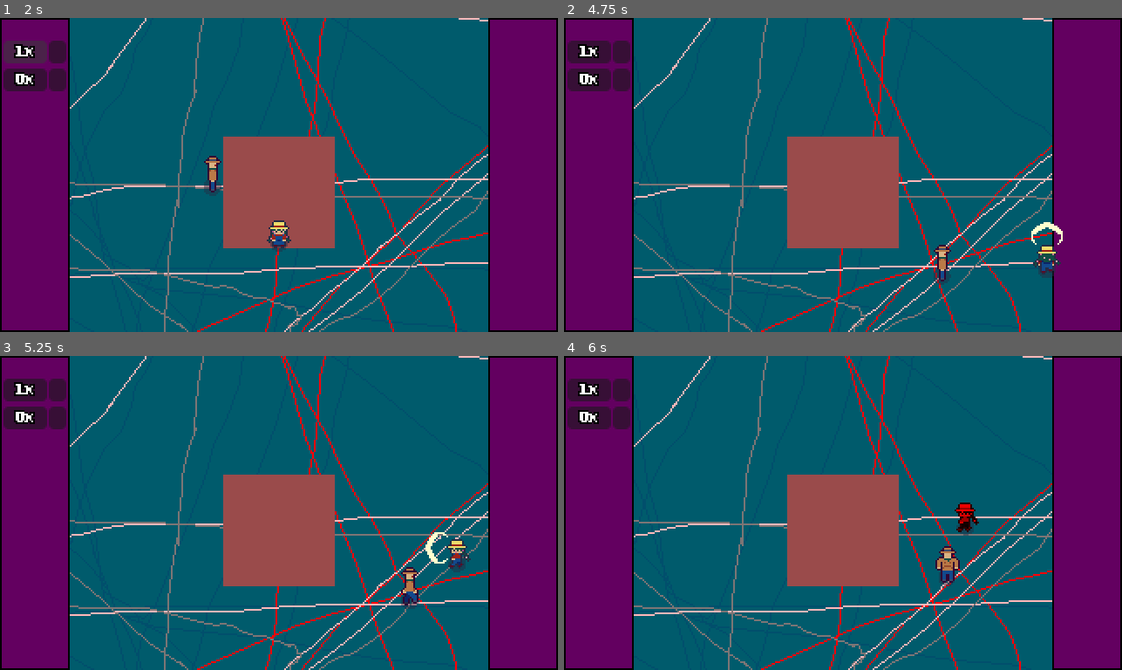
Above: before the commit, frames 1-4 (two rows, left to right).
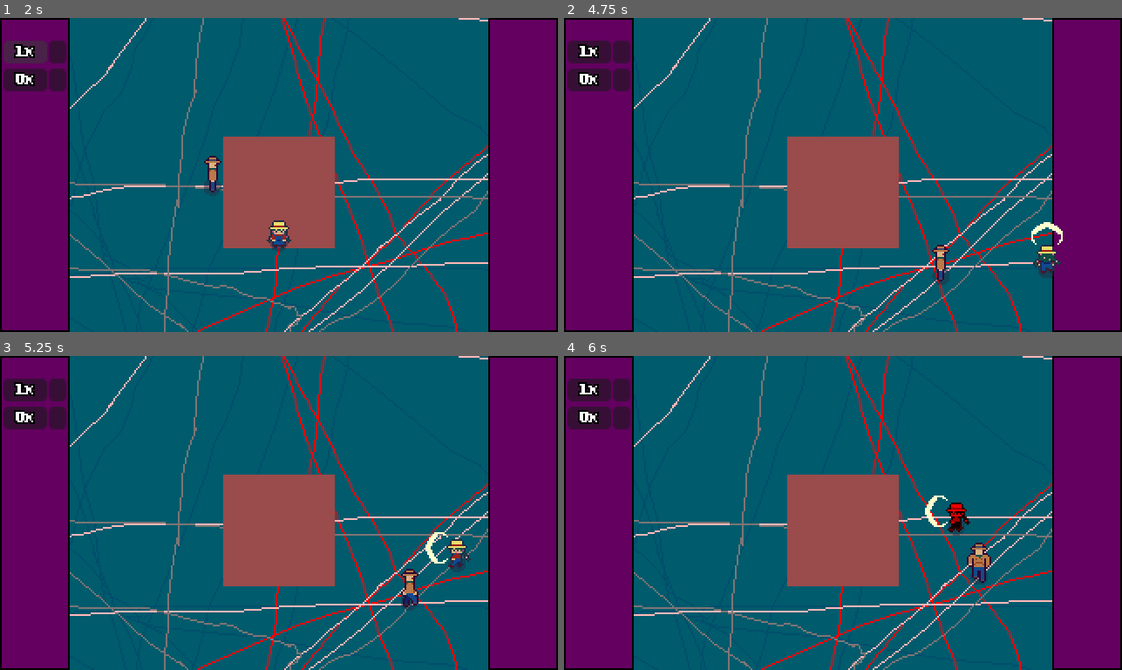
Above: after the commit, the same moments.

Repository: ghoulBlade3/harvest_bounty
Game: Godot game, scene res://main.tscn
The game is run twice, just before and just after one commit, with the same random seed, the same clock (stepped at 60 frames per second) and the same inputs.
Inputs (mouse positions are in pixels of both pictures, inside the frame that each line leads up to):
- Up to frame 1 (2 s): click (55, 52) at 0.52 s; click (27, 52) at 1.27 s
- Up to frame 2 (4.75 s): move the mouse to (965, 159) at 2.02 s; hold D (move_right) 2.03-2.78 s; click (965, 159) at 2.1 s; move the mouse to (731, 190) at 2.77 s; hold S (move_down) 2.78-3.53 s; click (731, 190) at 2.85 s; move the mouse to (898, 105) at 3.52 s; hold D (move_right) 3.53-4.28 s; tap E (interact) at 3.6 s; click (898, 105) at 3.8 s; move the mouse to (815, 237) at 4.27 s; hold W (move_up) from 4.28 s (still down); tap R (water) at 4.35 s; click (815, 237) at 4.55 s
- Up to frame 3 (5.25 s): move the mouse to (446, 560) at 5.02 s; release W (move_up) at 5.03 s; hold A (move_left) from 5.03 s (still down); click (446, 560) at 5.1 s
- Up to frame 4 (6 s): keep holding A (move_left); move the mouse to (675, 465) at 5.77 s; click (675, 465) at 5.85 s

Frame 1 is identical in both runs. In frame 2, 0.1% of the frame differs, in the area x 65-70%, y 72-84%; in frame 3, 0.2%; in frame 4, 1.2%, in the area x 64-77%, y 44-74%.

Commit message:
fixed knockback, added stun_time, and red_tint on dmg taken

Diff:
--- /dev/null
+++ b/components/attack_component.tscn
@@ -0,0 +1,8 @@
+[gd_scene format=3 uid="uid://bm1rgpm5nc1vt"]
+
+[ext_resource type="Script" uid="uid://doaqi6uj1jakc" path="res://scripts/attack_component.gd" id="1_5e5ew"]
+
+[node name="attack_component" type="Node" unique_id=200530912]
+script = ExtResource("1_5e5ew")
+attack_damage = 10.0
+knockback_amnt = 1400.0
--- a/main.tscn
+++ b/main.tscn
@@ -231,21 +231,25 @@
 [node name="farmland_connector" type="Node2D" parent="game_objects" unique_id=1418668154]
 position = Vector2(0, -180)
 
-[node name="camera" type="Camera2D" parent="game_objects" unique_id=403919883]
+[node name="enemy_bounty_hunter" parent="." unique_id=411508806 instance=ExtResource("10_4c57u")]
+position = Vector2(-99, -47)
+motion_mode = 1
+
+[node name="camera" type="Camera2D" parent="." unique_id=403919883]
 position = Vector2(0, 6)
 metadata/_edit_lock_ = true
 
-[node name="panel_left" type="Sprite2D" parent="game_objects/camera" unique_id=625535643]
+[node name="panel_left" type="Sprite2D" parent="camera" unique_id=625535643]
 position = Vector2(-140, 0)
 texture = ExtResource("5_lquwl")
 metadata/_edit_lock_ = true
 
-[node name="panel_right" type="Sprite2D" parent="game_objects/camera" unique_id=765196930]
+[node name="panel_right" type="Sprite2D" parent="camera" unique_id=765196930]
 position = Vector2(140, 0)
 texture = ExtResource("5_lquwl")
 metadata/_edit_lock_ = true
 
-[node name="button_holder" type="Control" parent="game_objects/camera" unique_id=1210530074]
+[node name="button_holder" type="Control" parent="camera" unique_id=1210530074]
 layout_mode = 3
 anchors_preset = 0
 offset_left = -160.0
@@ -253,7 +257,7 @@
 offset_right = -120.0
 offset_bottom = 90.0
 
-[node name="buttons" parent="game_objects/camera/button_holder" unique_id=59998802 instance=ExtResource("6_7mycd")]
+[node name="buttons" parent="camera/button_holder" unique_id=59998802 instance=ExtResource("6_7mycd")]
 layout_mode = 0
 offset_left = 2.0
 offset_top = 13.0
@@ -261,7 +265,7 @@
 offset_bottom = 26.0
 kPlantName = "carrot"
 
-[node name="buttons2" parent="game_objects/camera/button_holder" unique_id=441015796 instance=ExtResource("6_7mycd")]
+[node name="buttons2" parent="camera/button_holder" unique_id=441015796 instance=ExtResource("6_7mycd")]
 layout_mode = 0
 offset_left = 2.0
 offset_top = 29.0
@@ -302,10 +306,6 @@
 [node name="CollisionShape2D" type="CollisionShape2D" parent="player/player_hurtbox" unique_id=1120285394]
 position = Vector2(0, 3.5)
 shape = SubResource("RectangleShape2D_ycdy4")
-
-[node name="enemy_bounty_hunter" parent="." unique_id=411508806 instance=ExtResource("10_4c57u")]
-position = Vector2(-99, -47)
-motion_mode = 1
 
 [connection signal="area_entered" from="game_objects/farmland" to="game_objects/farmland" method="_on_area_entered"]
 [connection signal="area_exited" from="game_objects/farmland" to="game_objects/farmland" method="_on_area_exited"]
--- a/scenes/enemy_bounty_hunter.tscn
+++ b/scenes/enemy_bounty_hunter.tscn
@@ -6,7 +6,7 @@
 [ext_resource type="PackedScene" uid="uid://bgtuflughs7qw" path="res://components/health_component.tscn" id="4_6moac"]
 [ext_resource type="PackedScene" uid="uid://dtib4ad7wx478" path="res://components/directional_animation_component.tscn" id="4_b3fag"]
 [ext_resource type="Texture2D" uid="uid://b23lps3fygynn" path="res://textures/enemy/bounty-hunter.png" id="5_7bw08"]
-[ext_resource type="Script" uid="uid://doaqi6uj1jakc" path="res://scripts/attack_component.gd" id="5_b3fag"]
+[ext_resource type="PackedScene" uid="uid://bm1rgpm5nc1vt" path="res://components/attack_component.tscn" id="6_7bw08"]
 [ext_resource type="PackedScene" uid="uid://2w7l82md8pj2" path="res://components/hurtbox.tscn" id="6_vivdj"]
 [ext_resource type="Script" uid="uid://52sw3x6ci5pu" path="res://components/hurtbox.gd" id="7_b3fag"]
 
@@ -169,10 +169,7 @@
 
 [node name="health_component" parent="." unique_id=369237019 instance=ExtResource("4_6moac")]
 
-[node name="attack_component" type="Node" parent="." unique_id=2089725836]
-script = ExtResource("5_b3fag")
-attack_damage = 10.0
-knockback_amnt = 1400.0
+[node name="attack_component" parent="." unique_id=200530912 instance=ExtResource("6_7bw08")]
 
 [node name="enemy_bounty_hunter_sprite" type="AnimatedSprite2D" parent="." unique_id=30738945]
 sprite_frames = SubResource("SpriteFrames_come4")
--- a/scripts/button_menu.gd
+++ b/scripts/button_menu.gd
@@ -4,7 +4,7 @@
 @onready var select: Button = $select
 @onready var buttons: Control = $"."
 @onready var text: RichTextLabel = $text
-@onready var player: CharacterBody2D = $"../../../../player"
+@onready var player: player = $"../../../player"
 
 @export var kPlantName: String = ""
 var plantID = null
